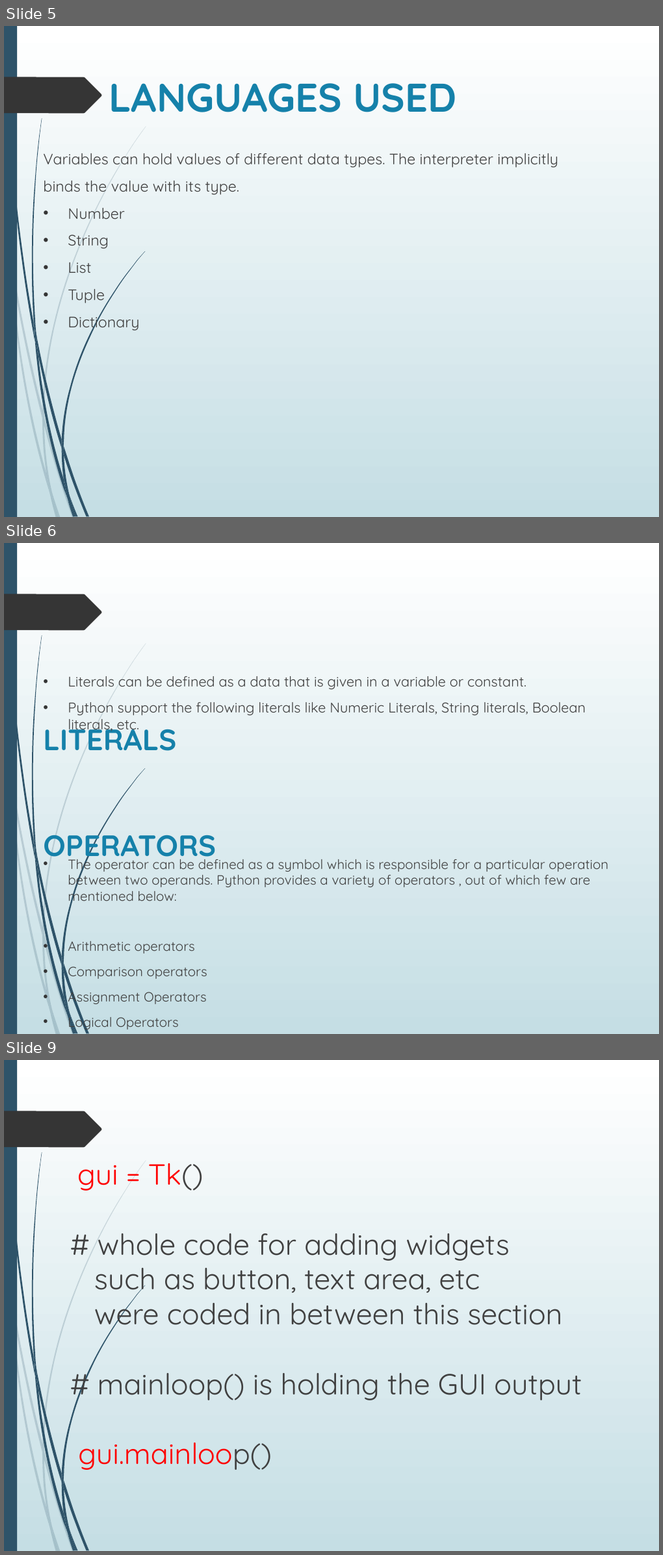
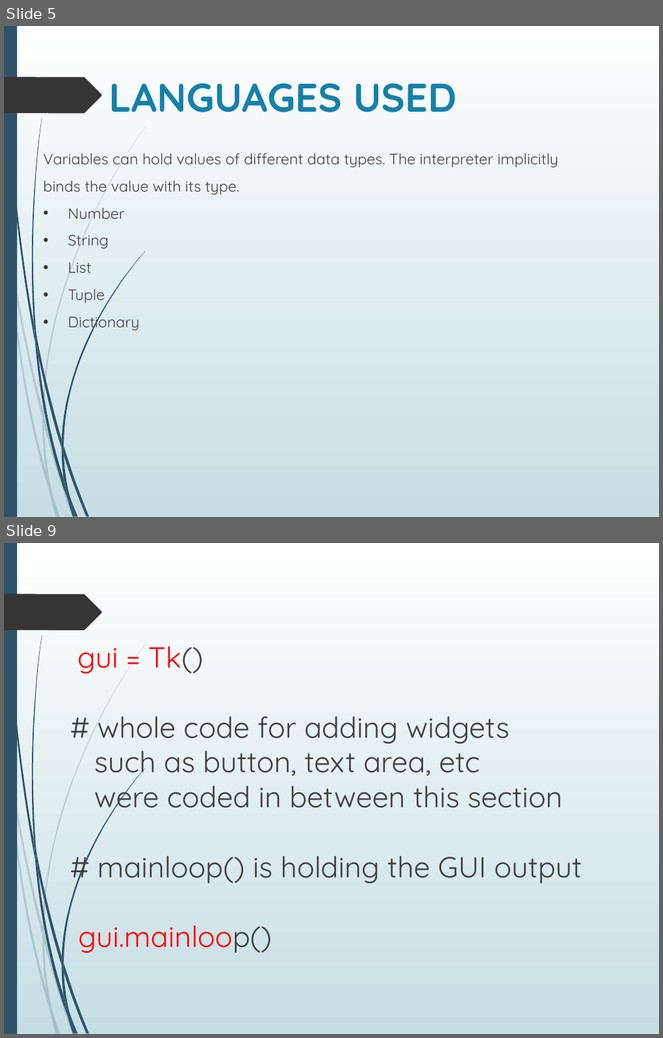
Before and after one commit to aayushi20221/Cloud-Based-Buss-Pass-System, a slide deck: ppt.pptx. Shown one above the other, each under a label of ours: slides 5, 6 and 9 before the commit, slides 5 and 9 after it; the slides between them are not shown. The pictures are 663x1555 and 663x1038 pixels, drawn with LibreOffice and Linux fonts; fonts in the diff are those of the drawing. Boxes give left, top, right and bottom in pixels: in the first picture for what was removed or moved away, otherwise in the second. Text is boxed around its words. In the diff, an @@ line names an element or a change of style, - is before the commit and + after.

```diff
--- a/ppt.pptx
+++ b/ppt.pptx
@@ slide 6 removed at (x1=4, y1=543, x2=659, y2=1034), background gradient #FFFFFF to #C5DEE5; not listed: 24 template elements that a slide beside it also shows @@
@@ text removed at (x1=43, y1=676, x2=608, y2=1006) @@
-• Literals can be defined as a data that is given in a variable or constant.
-• Python support the following literals like Numeric Literals, String literals, Boolean literals, etc.
-• The operator can be defined as a symbol which is responsible for a particular operation between two operands. Python provides a variety of operators , out of which few are mentioned below:
-• Arithmetic operators
-• Comparison operators
-• Assignment Operators
-• Logical Operators
-• Bitwise Operators
@@ title removed at (x1=43, y1=715, x2=216, y2=864) @@
-LITERALS
-OPERATORS
```
Also in this commit, not shown: 2 slides changed, 1 slide added.
